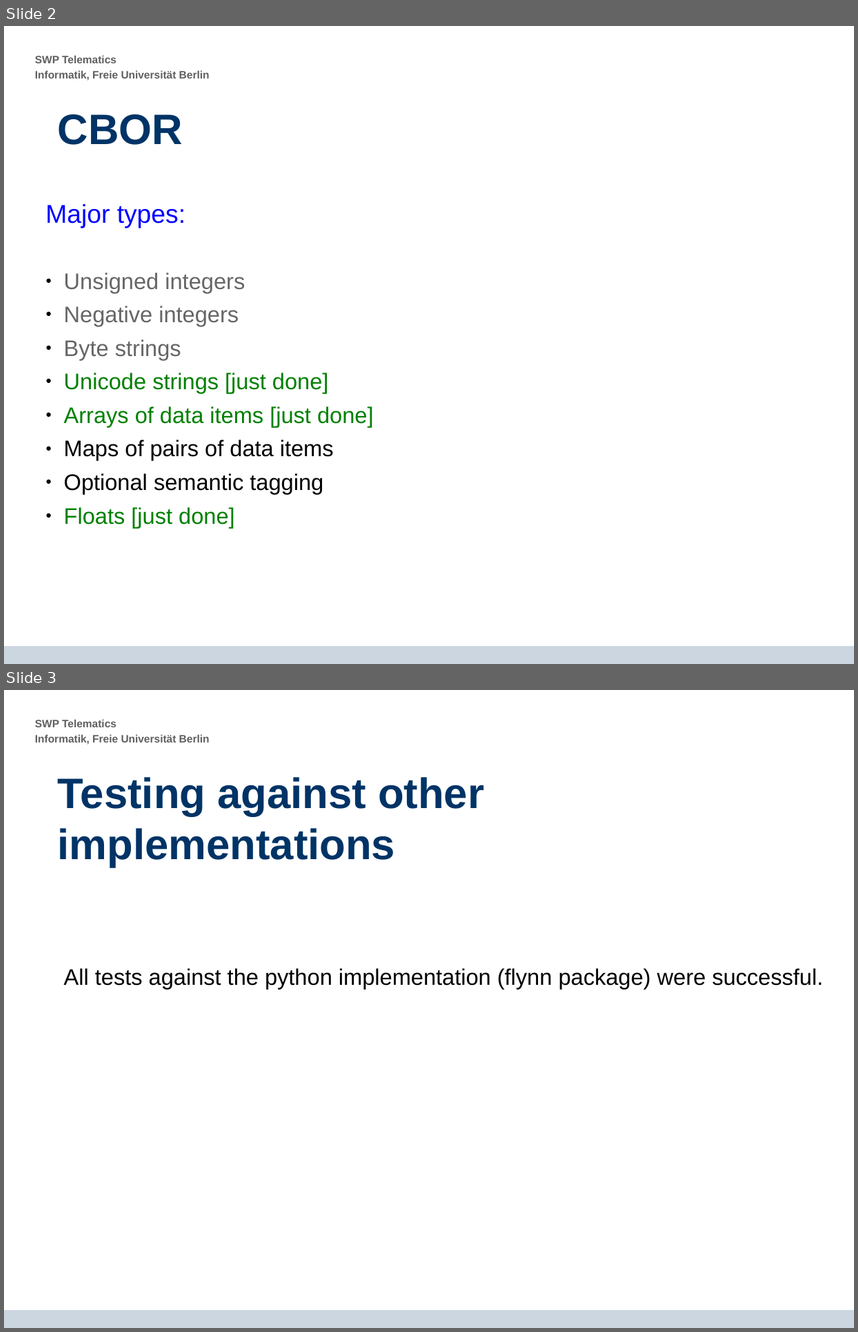
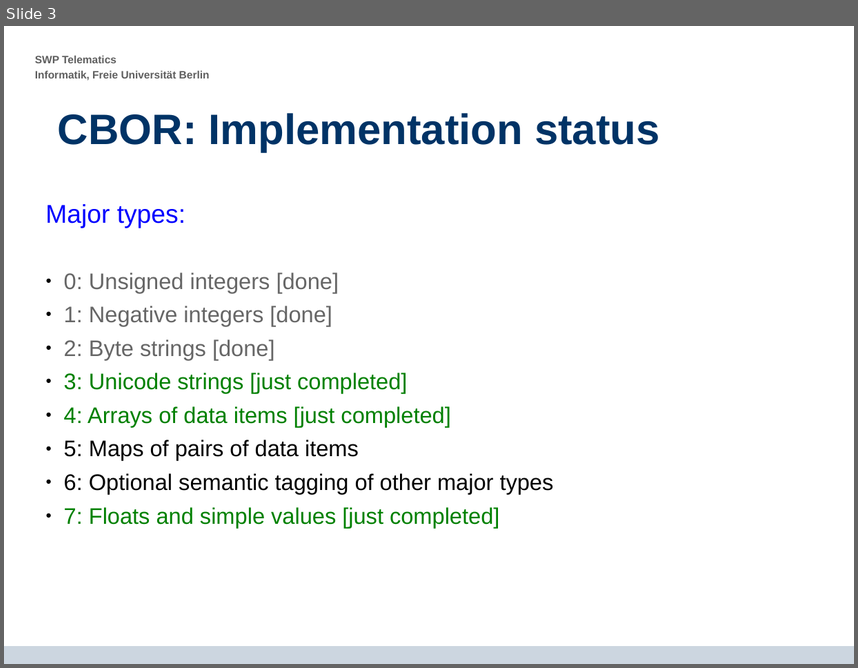
Before and after one commit to krf/cbor-for-riot, a slide deck: CBOR-Presentation_2014-06-17.odp. Shown one above the other, each under a label of ours: slides 2 and 3 before the commit, slide 3 after it. The pictures are 858x1332 and 858x668 pixels, drawn with LibreOffice and Linux fonts; fonts in the diff are those of the drawing; background and template pictures are left out. Boxes give left, top, right and bottom in pixels: in the first picture for what was removed or moved away, otherwise in the second. Text is boxed around its words. In the diff, an @@ line names an element or a change of style, - is before the commit and + after.

```diff
--- a/CBOR-Presentation_2014-06-17.odp
+++ b/CBOR-Presentation_2014-06-17.odp
@@ slide 3 removed at bbox=[4, 690, 854, 1328], background #FFFFFF; not listed: 2 template elements that a slide beside it also shows @@
@@ title removed at bbox=[58, 777, 484, 867] @@
-Testing against other implementations
@@ text removed at bbox=[64, 968, 823, 989] @@
-  All tests against the python implementation (flynn package) were successful.
@@ what was slide 2 is now slide 3 @@
@@ slide 3 changed as well @@
@@ title at bbox=[58, 113, 660, 152]: text changed @@
-CBOR
+CBOR: Implementation status
@@ text at bbox=[64, 272, 554, 528]: text changed @@
-  ● Unsigned integers
-  ● Negative integers
-  ● Byte strings
-  ● Unicode strings [just done]
-  ● Arrays of data items [just done]
-  ● Maps of pairs of data items
-  ● Optional semantic tagging
-  ● Floats [just done]
+  ● 0: Unsigned integers [done]
+  ● 1: Negative integers [done]
+  ● 2: Byte strings [done]
+  ● 3: Unicode strings [just completed]
+  ● 4: Arrays of data items [just completed]
+  ● 5: Maps of pairs of data items
+  ● 6: Optional semantic tagging of other major types
+  ● 7: Floats and simple values [just completed]
```
Also in this commit, not shown: 4 other slides changed, 4 slides added.
